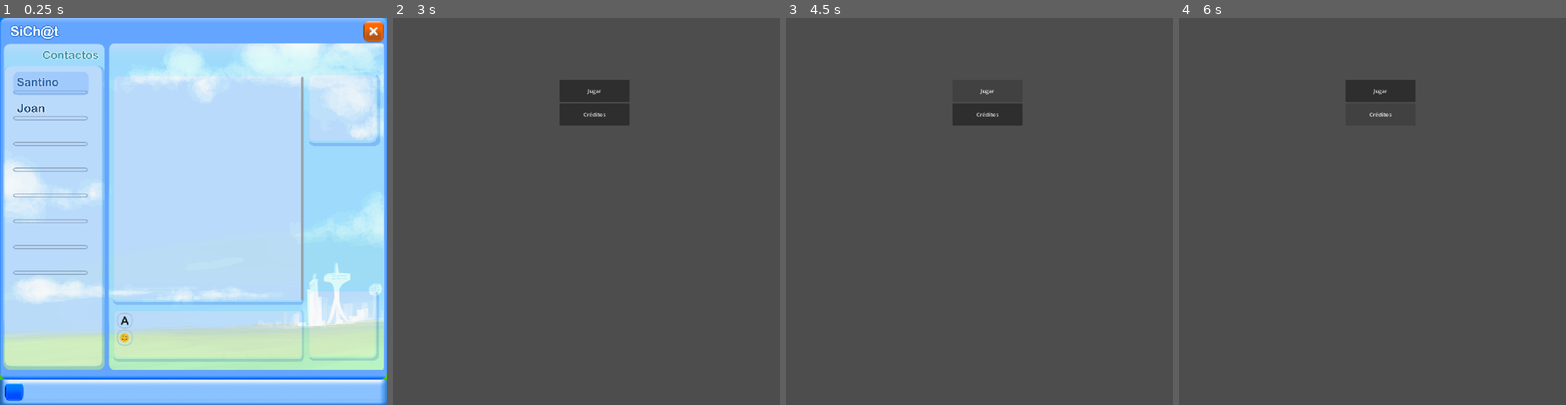
Above: before the commit, frames 1-4 (left to right).
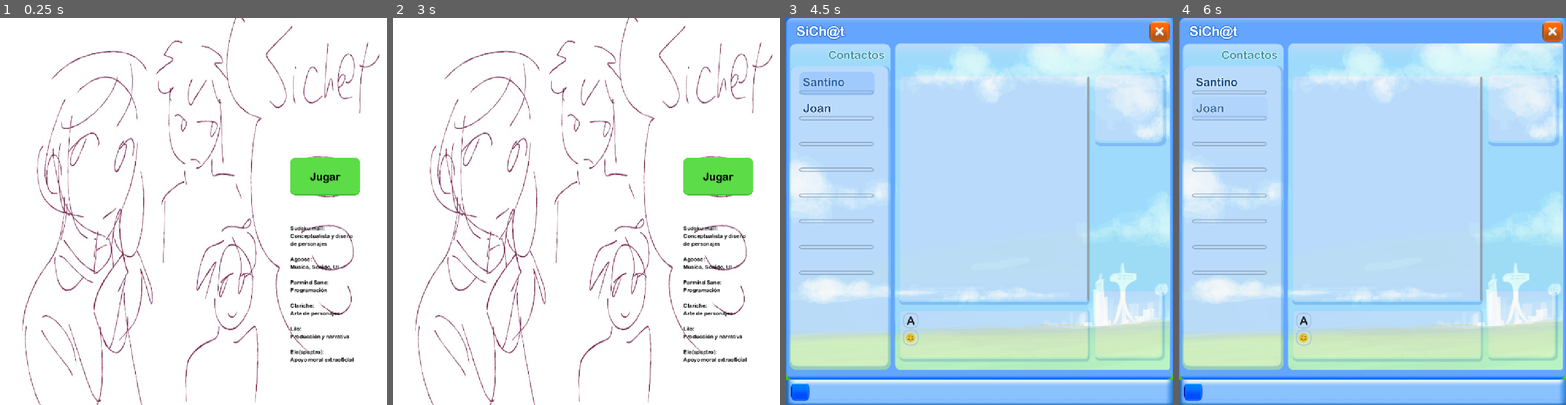
Above: after the commit, the same moments.

Repository: ParmindSane/WGJ2026
Game: Godot game, scene res://menu/menu.tscn
Same seed, same stepped clock (60 frames per second), same inputs: the game is played once before the commit and once after it. Before the commit the project starts from res://chatApp/chat.tscn.
Inputs (mouse positions are in pixels of both pictures, inside the frame that each line leads up to; where the layout moved, square brackets give the same spot in the first picture):
- Up to frame 1 (0.25 s): no input
- Up to frame 2 (3 s): click (718, 176) [443, 83] at 0.5 s; click (443, 83) at 1.25 s; click (443, 107) at 2 s; click (768, 29) at 2.75 s
- Up to frame 3 (4.5 s): click (987, 114) at 3.5 s, where only the run before the commit has a clickable "Créditos"; click "Jugar" at 4.25 s
- Up to frame 4 (6 s): click (1229, 83) [1380, 91] at 5 s; click (1229, 107) [1380, 114] at 5.75 s

The runs differ from the first frame. In frame 1, 98% of the frame differs, in the area x 0-100%, y 0-100%; in frame 2, 100%; in frame 3, 100%; in frame 4, 100%.

Commit message:
funciona sin assets

Diff:
--- a/chatApp/chat.tscn
+++ b/chatApp/chat.tscn
@@ -14,6 +14,7 @@
 [ext_resource type="Texture2D" uid="uid://iqltbef7noh0" path="res://chatApp/assets/imagenes/UI-botoncerrar.png" id="7_j22gf"]
 [ext_resource type="Texture2D" uid="uid://bg8hig3poju2o" path="res://chatApp/assets/imagenes/UI-botoncerrar2.png" id="8_auibd"]
 [ext_resource type="AudioStream" uid="uid://4dxj2qorvrb6" path="res://chatApp/assets/sonidos/respuestas4.ogg" id="8_yebcd"]
+[ext_resource type="Script" uid="uid://ctf8tv201p2b8" path="res://menu/cerrar.gd" id="15_yebcd"]
 
 [sub_resource type="StyleBoxFlat" id="StyleBoxFlat_yebcd"]
 bg_color = Color(0.6, 0.6, 0.6, 0)
@@ -376,4 +377,5 @@
 scale = Vector2(1.2307695, 1.2307695)
 texture_normal = ExtResource("7_j22gf")
 texture_hover = ExtResource("8_auibd")
+script = ExtResource("15_yebcd")
 metadata/buttSalir = true
--- a/chatApp/perfiles.gd
+++ b/chatApp/perfiles.gd
@@ -21,7 +21,13 @@
 		b.pressed.connect(switchChats.bind(i))
 
 	switchChats(0)
-	print("Activo "+str(chatActivo)+": " + str(chatsControl[chatActivo]))
+	await get_tree().create_timer(float(2)).timeout
+
+	if(chatActivo != chatVisible):
+		var s = buttStyle.duplicate()
+		s.bg_color = Color(0.95, 1.0, 0.0, 0.294)
+		butts[chatActivo].add_theme_stylebox_override("normal", s)
+
 	chatsControl[chatActivo].recibirMensajes()
 
 
--- /dev/null
+++ b/endings/endings.gd
@@ -0,0 +1,13 @@
+class_name Endings
+extends Node2D
+
+@onready var final = TheMaster.final
+@export var finales: Dictionary[TheMaster.finales, Texture2D]
+@export var rect: TextureRect
+@export var salir: BaseButton
+
+func _ready():
+	rect.texture = finales[TheMaster.final]
+
+	await get_tree().create_timer(float(2)).timeout
+	salir.show()
--- a/endings/endings.tscn
+++ b/endings/endings.tscn
@@ -1,3 +1,39 @@
 [gd_scene format=3 uid="uid://lfxwpxwrpsdw"]
 
-[node name="Endings" type="Node2D" unique_id=926334577]
+[ext_resource type="Script" uid="uid://caxygqw13v2jl" path="res://endings/endings.gd" id="1_3ll0e"]
+[ext_resource type="Texture2D" uid="uid://dt7bewnqkrmvt" path="res://endings/assets/badEnding1.jpeg" id="2_wive2"]
+[ext_resource type="Texture2D" uid="uid://vw2xfwxptwwc" path="res://endings/assets/badEnding2.jpeg" id="3_incsw"]
+[ext_resource type="Texture2D" uid="uid://dwo38rrv8b3ax" path="res://endings/assets/goodEnding.jpeg" id="4_incsw"]
+[ext_resource type="Texture2D" uid="uid://iqltbef7noh0" path="res://chatApp/assets/imagenes/UI-botoncerrar.png" id="5_14o4b"]
+[ext_resource type="Texture2D" uid="uid://bg8hig3poju2o" path="res://chatApp/assets/imagenes/UI-botoncerrar2.png" id="6_3u76c"]
+[ext_resource type="Script" uid="uid://ctf8tv201p2b8" path="res://menu/cerrar.gd" id="7_3u76c"]
+
+[node name="Endings" type="Node2D" unique_id=926334577 node_paths=PackedStringArray("rect", "salir")]
+script = ExtResource("1_3ll0e")
+finales = Dictionary[int, Texture2D]({
+0: ExtResource("2_wive2"),
+1: ExtResource("3_incsw"),
+2: ExtResource("4_incsw")
+})
+rect = NodePath("CanvasLayer/TextureRect")
+salir = NodePath("Cerrar")
+
+[node name="CanvasLayer" type="CanvasLayer" parent="." unique_id=2088463622]
+
+[node name="TextureRect" type="TextureRect" parent="CanvasLayer" unique_id=1465599895]
+anchors_preset = 15
+anchor_right = 1.0
+anchor_bottom = 1.0
+grow_horizontal = 2
+grow_vertical = 2
+
+[node name="Cerrar" type="TextureButton" parent="." unique_id=1648068822]
+offset_left = 1080.0
+offset_top = 8.0
+offset_right = 1132.0
+offset_bottom = 60.0
+scale = Vector2(1.2307695, 1.2307695)
+texture_normal = ExtResource("5_14o4b")
+texture_hover = ExtResource("6_3u76c")
+script = ExtResource("7_3u76c")
+metadata/buttSalir = true
--- /dev/null
+++ b/menu/cerrar.gd
@@ -0,0 +1,7 @@
+extends TextureButton
+
+func _ready():
+	pressed.connect(pulsado)
+
+func pulsado():
+	get_tree().change_scene_to_file("res://menu/menu.tscn")
--- /dev/null
+++ b/menu/menu.gd
@@ -0,0 +1,8 @@
+class_name Menu
+extends Node2D
+
+@export var buttPlay: BaseButton
+var juegoEscena := preload("res://chatApp/chat.tscn")
+
+func _ready():
+	buttPlay.pressed.connect(func(): get_tree().change_scene_to_packed(juegoEscena))
--- a/menu/menu.tscn
+++ b/menu/menu.tscn
@@ -1,21 +1,101 @@
 [gd_scene format=3 uid="uid://ddkfme812poeb"]
 
-[node name="Menu" type="Node2D" unique_id=331481898]
+[ext_resource type="Texture2D" uid="uid://c2lg21c5oorfg" path="res://menu/assets/fondoMenu.jpeg" id="1_j0t7f"]
+[ext_resource type="Script" uid="uid://tcwg2l68ow5u" path="res://menu/menu.gd" id="1_svuvw"]
+[ext_resource type="StyleBox" uid="uid://chjpoeywys4f0" path="res://mensajes/mensajeEnviado.tres" id="2_6nwqt"]
+[ext_resource type="FontFile" uid="uid://d32h8ohgycswi" path="res://menu/arialroundedmtbold.ttf" id="3_juveg"]
+
+[sub_resource type="StyleBoxFlat" id="StyleBoxFlat_pbjm4"]
+content_margin_left = 8.0
+content_margin_top = 8.0
+content_margin_right = 8.0
+content_margin_bottom = 8.0
+bg_color = Color(0.24639995, 0.6, 0.192, 1)
+border_width_bottom = 4
+border_color = Color(0.267, 0.729, 0.188, 1)
+corner_radius_top_left = 15
+corner_radius_top_right = 15
+corner_radius_bottom_right = 15
+corner_radius_bottom_left = 15
+
+[sub_resource type="StyleBoxFlat" id="StyleBoxFlat_svuvw"]
+content_margin_left = 8.0
+content_margin_top = 8.0
+content_margin_right = 8.0
+content_margin_bottom = 8.0
+bg_color = Color(0.41066658, 1, 0.32, 1)
+border_width_bottom = 4
+border_color = Color(0.267, 0.729, 0.188, 1)
+corner_radius_top_left = 15
+corner_radius_top_right = 15
+corner_radius_bottom_right = 15
+corner_radius_bottom_left = 15
+
+[sub_resource type="LabelSettings" id="LabelSettings_qe4n8"]
+font = ExtResource("3_juveg")
+font_color = Color(0, 0, 0, 1)
+
+[node name="Menu" type="Node2D" unique_id=331481898 node_paths=PackedStringArray("buttPlay")]
+script = ExtResource("1_svuvw")
+buttPlay = NodePath("Opciones/Button")
+
+[node name="CanvasLayer" type="CanvasLayer" parent="." unique_id=354615917]
+layer = -10
+
+[node name="TextureRect" type="TextureRect" parent="CanvasLayer" unique_id=1900208469]
+anchors_preset = 15
+anchor_right = 1.0
+anchor_bottom = 1.0
+grow_horizontal = 2
+grow_vertical = 2
+texture = ExtResource("1_j0t7f")
 
 [node name="Opciones" type="VBoxContainer" parent="." unique_id=1139170533]
-offset_left = 496.0
-offset_top = 184.0
-offset_right = 704.0
-offset_bottom = 320.0
+offset_left = 864.0
+offset_top = 416.0
+offset_right = 1072.0
+offset_bottom = 528.0
 size_flags_vertical = 3
+theme_override_constants/separation = 80
 metadata/_edit_group_ = true
 
 [node name="Button" type="Button" parent="Opciones" unique_id=406500008]
 layout_mode = 2
 size_flags_vertical = 3
+theme_override_colors/font_color = Color(0, 0, 0, 1)
+theme_override_colors/font_focus_color = Color(0, 0, 0, 1)
+theme_override_colors/font_pressed_color = Color(0, 0, 0, 1)
+theme_override_colors/font_hover_color = Color(0, 0, 0, 1)
+theme_override_colors/font_hover_pressed_color = Color(0, 0, 0, 1)
+theme_override_fonts/font = ExtResource("3_juveg")
+theme_override_font_sizes/font_size = 32
+theme_override_styles/normal = ExtResource("2_6nwqt")
+theme_override_styles/pressed = SubResource("StyleBoxFlat_pbjm4")
+theme_override_styles/hover = SubResource("StyleBoxFlat_svuvw")
 text = "Jugar"
 
-[node name="Button2" type="Button" parent="Opciones" unique_id=102097921]
-layout_mode = 2
-size_flags_vertical = 3
-text = "Créditos"
+[node name="Label" type="Label" parent="." unique_id=446334939]
+custom_maximum_size = Vector2(200, -1)
+offset_left = 864.0
+offset_top = 616.0
+offset_right = 1064.0
+offset_bottom = 1027.0
+text = "Sudoku.mail:
+Conceptualista y diseño de personajes
+
+Agoose:
+Musica, Sonido, UI
+
+Parmind Sane:
+Programación
+
+Clariche:
+Arte de personajes
+
+Lilo:
+Producción y narrativa
+
+Ele(spectro):
+Apoyo moral extraoficial"
+label_settings = SubResource("LabelSettings_qe4n8")
+autowrap_mode = 3
--- a/menu/theMaster.gd
+++ b/menu/theMaster.gd
@@ -14,9 +14,6 @@
 		if child is BaseButton:
 			var c: BaseButton = child
 			c.pressed.connect(_play_sound)
-
-			if c.get_meta("buttSalir"):
-				c.pressed.connect(goToScene.bind(menu, finales.salir))
 
 		if child.get_child_count() > 0:
 			connect_buttons(child)
@@ -37,8 +34,4 @@
 }
 func goToScene(_escena: PackedScene, _final: finales):
 	final = _final
-
-	if final == finales.salir && DisplayServer.window_get_mode() != DisplayServer.WINDOW_MODE_WINDOWED:
-		DisplayServer.window_set_mode(DisplayServer.WINDOW_MODE_WINDOWED)
-	else:
-		get_tree().change_scene_to_packed(_escena)
+	get_tree().change_scene_to_packed(_escena)
--- a/project.godot
+++ b/project.godot
@@ -11,7 +11,7 @@
 [application]
 
 config/name="WomenGameJam"
-run/main_scene="uid://imal5mho24vc"
+run/main_scene="uid://ddkfme812poeb"
 config/features=PackedStringArray("4.7", "Mobile")
 config/icon="res://icon.svg"
 
Binary file added: endings/assets/badEnding1.jpeg
Not shown, added: endings/assets/badEnding1.jpeg.import
Binary file added: endings/assets/badEnding2.jpeg
Not shown, added: endings/assets/badEnding2.jpeg.import
Binary file added: endings/assets/goodEnding.jpeg
Not shown, added: endings/assets/goodEnding.jpeg.import
Not shown, added: endings/endings.gd.uid
Binary file added: menu/assets/fondoMenu.jpeg
Not shown, added: menu/assets/fondoMenu.jpeg.import
Not shown, added: menu/cerrar.gd.uid
Not shown, added: menu/menu.gd.uid
